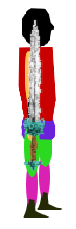
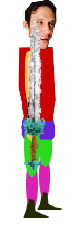
Revision of a layered 76×229 image; what changed, layer by layer:
painted on "Head" over left=22, top=0, right=57, bottom=50
